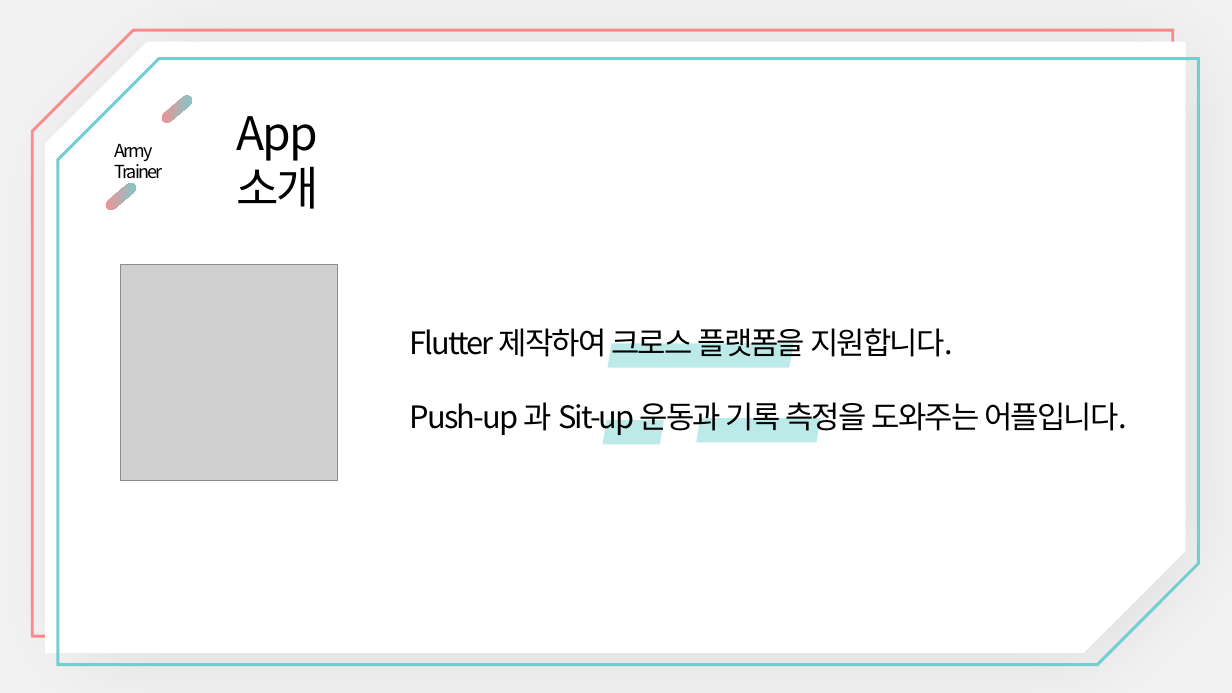
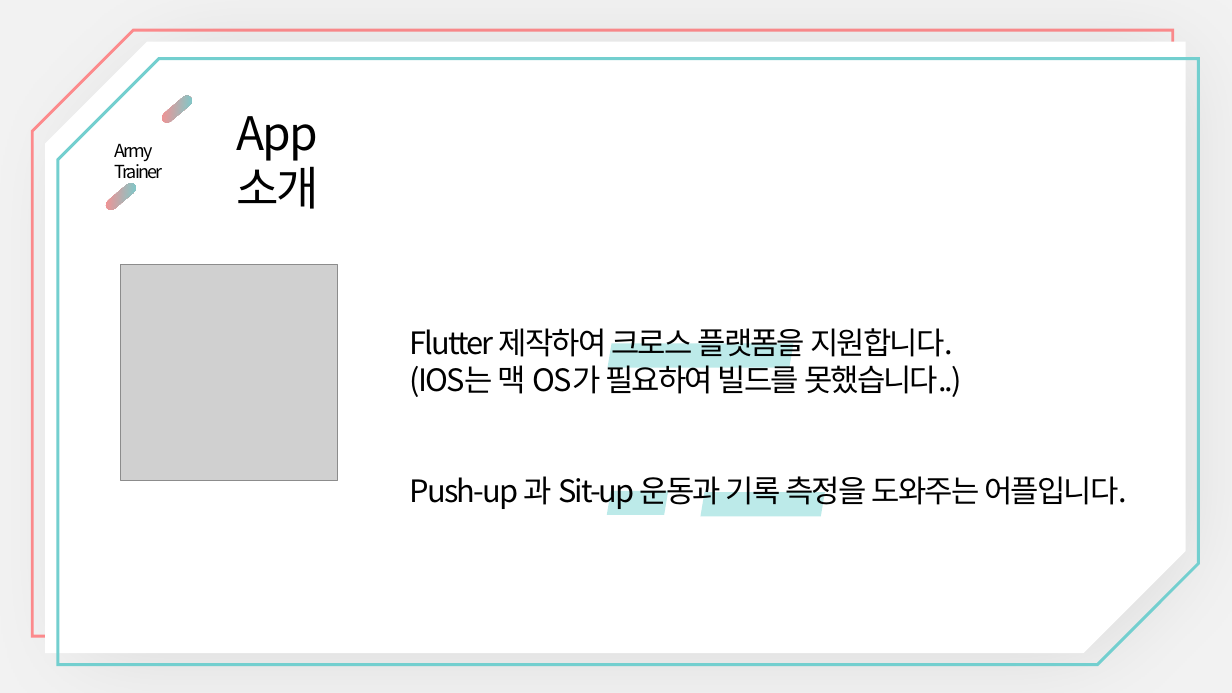
Before and after one commit to nilsys/App_ArmyTrainer_nanglam, a slide deck: slide 2 of PPT/App_ArmyTrainer_nanglam.ppt. Drawn at 1232x693 pixels with LibreOffice and Linux fonts; fonts in the diff are those of the drawing; grey boxes stand for pictures. Boxes give left, top, right and bottom in pixels: in the first picture for what was removed or moved away, otherwise in the second. Text is boxed around its words. In the diff, an @@ line names an element or a change of style, - is before the commit and + after.

```diff
--- a/PPT/App_ArmyTrainer_nanglam.ppt
+++ b/PPT/App_ArmyTrainer_nanglam.ppt
@@ text at [410, 360, 962, 397]: paragraph added @@
+(IOS는 맥 OS가 필요하여 빌드를 못했습니다..)
@@ parallelogram: place and size @@
-parallelogram at [603, 421, 664, 445]
+parallelogram at [607, 491, 668, 515]
@@ parallelogram: place and size @@
-parallelogram at [696, 419, 821, 443]
+parallelogram at [701, 493, 825, 517]
```
Also in this commit, not shown: 17 slides added, 18 slides removed, 1 other file.
